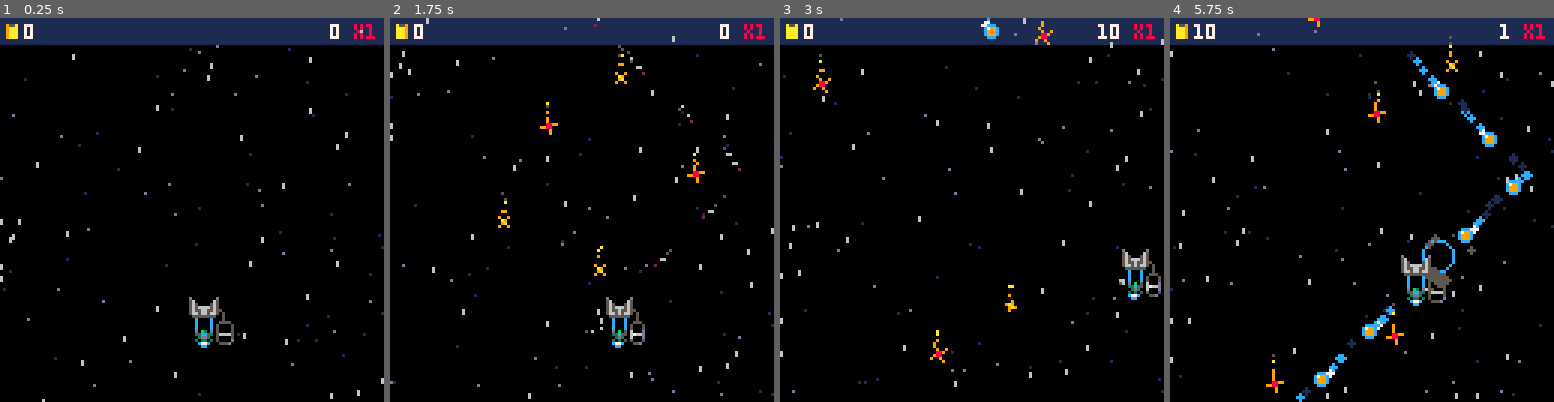
Above: before the commit, frames 1-4 (left to right).
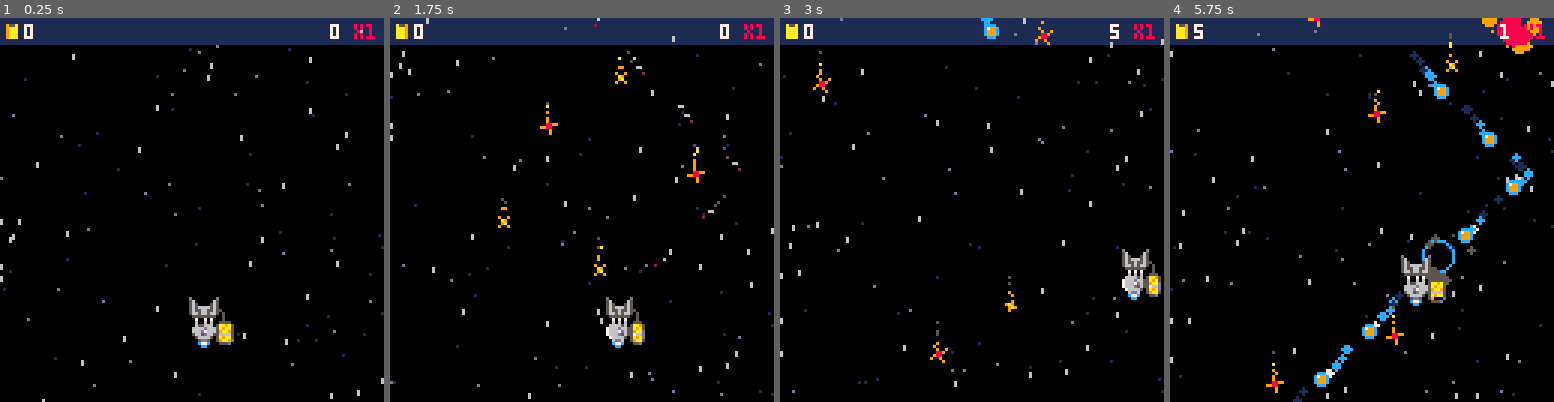
Above: after the commit, the same moments.

Repository: jacobneal65/drop-p8
Game: PICO-8 cartridge drop.p8
Two runs of this game, one before a commit and one after it. Both use one fixed random seed, a clock stepped at 60 frames per second and the inputs below.
Inputs:
- Up to frame 1 (0.25 s): no input
- Up to frame 2 (1.75 s): hold Right from 1.6 s (still down)
- Up to frame 3 (3 s): release Right at 2.1 s; hold Up 2.15-2.42 s; hold Right from 2.47 s (still down)
- Up to frame 4 (5.75 s): release Right at 3.03 s; hold Left 3.08-3.58 s; hold Down 3.63-3.97 s; hold Right 4.02-4.68 s; hold Up 4.73-5.03 s; hold Left 5.08-5.68 s; hold Down from 5.73 s (still down)

The runs differ from the first frame. In frame 1, 0.4% of the frame differs, in the area x 50-61%, y 78-85%; in frame 2, 0.7%; in frame 3, 0.6%; in frame 4, 2.4%, in the area x 6-97%, y 0-100%.

Commit message:
updated fruit

Diff:
--- a/drop.p8
+++ b/drop.p8
@@ -6,7 +6,7 @@
 --sun chaser
 --by olivander65
 function _init()
-	music(1)
+	--music(1)
 
 	t=0
 	debug={""}
@@ -20,6 +20,7 @@
 	--player
 	p_x=64
 	p_y=100
+	fuel=120
 	p_hspd=2
 	p_vspd=2
 	--player offset l,r,b,t
@@ -66,7 +67,7 @@
 	_dot_fn=init_dots--dots function
 
 	_upd=upd_player
-	_drw=drw_player
+	_drw=drw_level
 
 		--screen shake variables
 	intensity = 0
@@ -76,47 +77,6 @@
 
  load_fruit()
  init_fruitlet()
-end
-
-function upd_player()
-	update_fx()
-	p_l=false
-	p_r=false
-	p_spr=3
-	b_spr=1
-	s_spr=19
-	p_flp=false
-	--plyr movment
-	--left/right
-	if btn(0) then
-	 p_x-=p_hspd
-	 p_l=true
-	 p_spr=4
-	 b_spr=17
-	 s_spr=21
-	end
-	if btn(1) then
-	 p_x+=p_hspd
-	 p_r=true
-	 p_spr=4
-	 b_spr=17
-	 s_spr=20
-	 p_flp=true
-	end
-	--up/down
-	if (btn(2)) p_y-=p_vspd
-	if (btn(3)) p_y+=p_vspd
-
-
-	--bounds
-	if (p_x > 114) p_x=114
-	if (p_x < 0) p_x=1
-	if (p_y > 120) p_y=120
-	if (p_y < 16) p_y=17
-	transfer_points()
-	--fruit
-	fruit_update()
-	update_fruitlet()
 end
 
 function transfer_points()
@@ -134,11 +94,10 @@
 
 function _update()
 	t+=1
+	update_fx()
 	if intensity > 0 then shake() end
 	_upd()
-
 	animatestars()
-
 end
 
 function _draw()
@@ -157,39 +116,79 @@
 	end
 end
 
-
-function drw_player()
-
- local t_px=flr(p_x)
- local t_py=flr(p_y)
-	--rectfill(0,108,127,127,3)
-
+-->8
+--player
+
+function upd_player()
+	fuel-=0.3
+	if fuel <=0 then
+		debug[1]="game_over"
+	end
+	p_spr=3
+	b_spr=1
+	s_spr=19
+	p_flp=false
+	--plyr movment
+	--left/right
+	if btn(0) then
+	 p_x-=p_hspd
+	 p_spr=4
+	 b_spr=17
+	 s_spr=21
+	end
+	if btn(1) then
+	 p_x+=p_hspd
+	 p_spr=4
+	 b_spr=17
+	 s_spr=20
+	 p_flp=true
+	end
+	--up/down
+	if (btn(2)) p_y-=p_vspd
+	if (btn(3)) p_y+=p_vspd
+
+	--bounds
+	if (p_x > 114) p_x=114
+	if (p_x < 0) p_x=1
+	if (p_y > 120) p_y=120
+	if (p_y < 16) p_y=17
+	transfer_points()
+	--fruit
+	update_fruit()
+	update_fruitlet()
+end
+
+function drw_level()
+	drw_dots()
+	drw_player()
+	drw_fruit()
+	drw_points()
+end
+
+function drw_dots()
 	--dots line
 	for d in all(dots) do
 		pset(d.x+4,d.y+4,2)
---(x,y,dx,dy,r,l,c_table)
 		fire(d.x+5,d.y+5,0,-0.5,1,2,f2c)
 	end
-
-	--flill tank amount
- tank=flr(points/point_total*12)
+end
+
+function drw_player()
+	--inner tank
+ tank=flr(min(fuel,100)/100*24)
  ty=0
- tc1=9
- tc2=10
 	for i=1,tank do
-		local _y=p_y+ty+2
-		if i%2==1 then
-			line(p_x+9,_y,p_x+10,_y,tc1)
-			if ty%3>0 then
-				pset(p_x+9+ty%2,_y,tc2)
-			end
-		else
-			line(p_x+11,_y,p_x+12,_y,tc1)
-			pset(p_x+11+ty%2,_y,tc2)
+		local _i=(i-1)%4+1
+		if _i==1 then--newline
 			ty+=1
 		end
-	end
-	--plyr
+		local _clr = min(2,1+i%3)+8
+		pset(p_x+8+_i,p_y+ty+1,_clr)
+	end
+
+	--player
+ local t_px=flr(p_x)
+ local t_py=flr(p_y)
 	spr(p_spr,p_x,p_y,1,1,p_flp)
 	--storage
 	spr(s_spr,p_x+7,p_y+1,1,1)
@@ -197,19 +196,12 @@
 	--catching bucket
 	spr(b_spr,p_x-4,p_y-8,2,1,p_flp)
 
-	if p_l then
-		fire(p_x+6,p_y+4,0.5,0,1,2,f2c)
-	elseif p_r then
-		fire(p_x+1,p_y+4,-0.5,0,1,2,f2c)
-	end
-
 	--flame
 	f_sprs={5,6,7,6,5}
 	spr(get_frame(f_sprs,1),t_px,t_py+8)
-
-	draw_fruit()
-
-
+end
+
+function drw_points()
 	--points
 	spr(get_frame(ss_ani,2),0,0)
 	print(points,8,2,7)
@@ -219,12 +211,14 @@
 	local lx,ly=126-#c*4,2
 	if score_intensity > 0 then
 		lx,ly,score_intensity=shake_field(lx,ly,score_intensity)
+		puff(lx,ly-2,{8,8,9,9})
 	end
 	print(c,lx,ly,8)
 	print(combo,lx,ly,7)
-end
-
-function draw_fruit()
+
+end
+
+function drw_fruit()
 	--fruit
 	for t in all(fruits) do
 		circfill(t.x+4,t.y+4,2,12)
@@ -337,7 +331,7 @@
 	return collides
 end
 
-function fruit_update()
+function update_fruit()
 	if prvw then
 		_dot_fn()
 		--else start the delay
@@ -381,10 +375,6 @@
 			or fruit.y<=t_uybnd
 			then
 				del(fruits,fruit)
-				mult=1
-				mult_up=0
-				mult_sfx=1
-				sfx(0)
 			end
 		end
 		--got all fruit
@@ -508,7 +498,7 @@
  		tmr=0,
  		dly=8*i,--delay
  		spd=2,--f_rnd(2)+1,
- 		sz=f_rnd(2)*9+1--1 or 10
+ 		sz=f_rnd(2)*4+1--1 or 5
  }
  add(fruitlet,fl)
 end
@@ -523,6 +513,7 @@
 			--fruit captured
 		if bucket_collides(fl) then
 			combo+=fl.sz*mult
+			fuel = min(fuel+fl.sz*4,120)
 			shwave(fl.x+3,fl.y+3,1,3,shwv_clrs)
 
 			del(fruitlet,fl)
@@ -680,23 +671,23 @@
 -- fire effect
 --dx/dy should be mults of -+.5
 function fire(x,y,dx,dy,r,l,c_table)
-    for i=0, 1 do
-        --settings
-        add_fx(
-            x+rnd(1)-1/2,  -- x
-            y+rnd(1)-1/2,  -- y
-            l+rnd(l),--die
-            dx, --dx
-            dy, --dy
-            false, --gravity
-            false, --grow
-            true, --shrink
-            r, --radius
-            c_table,--color_table
-            false
-
-        )
-    end
+ for i=0, 1 do
+  --settings
+  add_fx(
+   x+rnd(1)-1/2,--x
+   y+rnd(1)-1/2,--y
+   l+rnd(l),--die
+   dx,--dx
+   dy,--dy
+   false,--gravity
+   false,--grow
+   true,--shrink
+   r,--radius
+   c_table,--color_table
+   false--shwave
+
+  )
+ end
 end
 
 function shwave(x,y,r,l,c_table)
Not shown, changed: 27 lines of the sprite sheet (__gfx__) section of drop.p8
Not shown, changed: the sound effects (__sfx__) section of drop.p8
